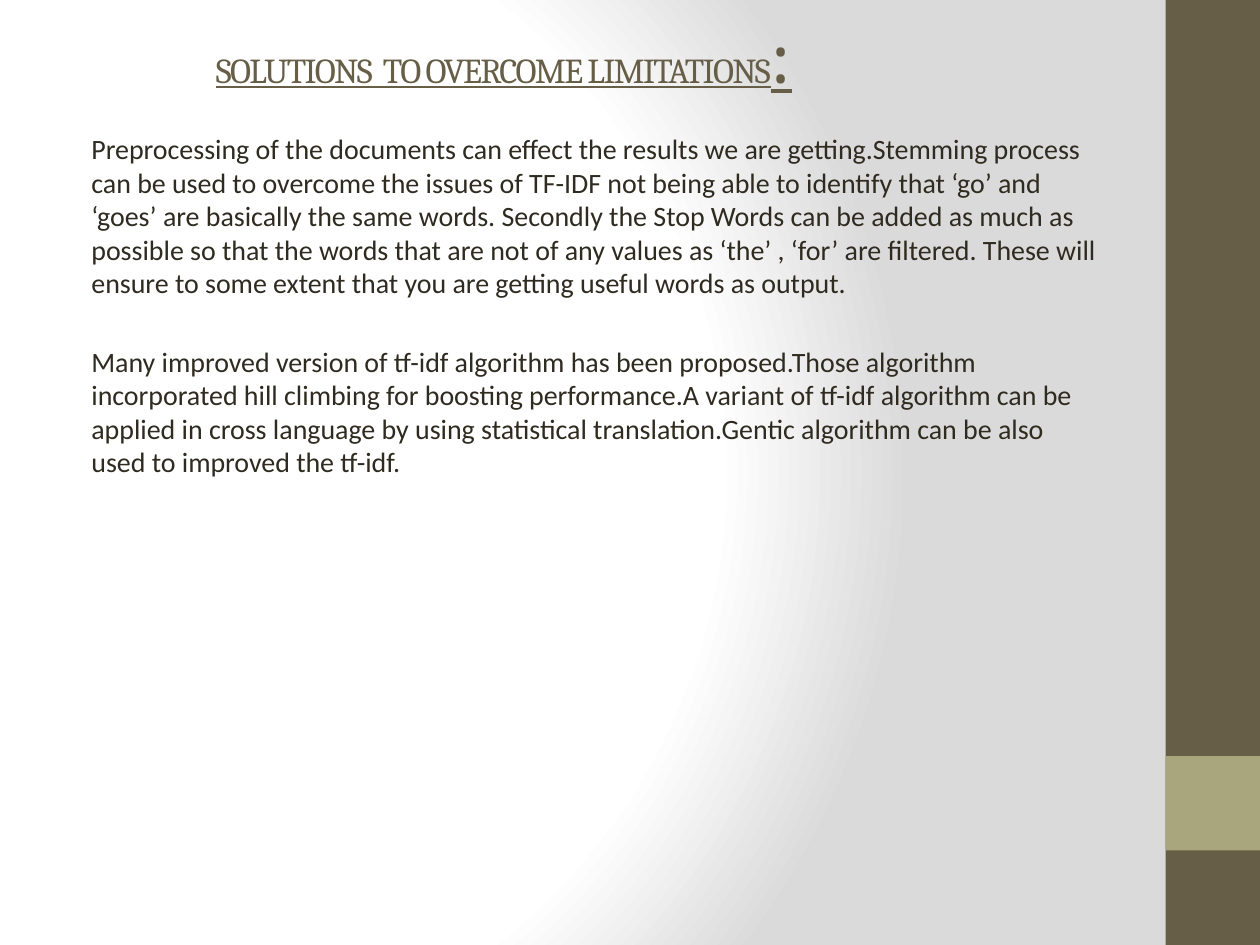
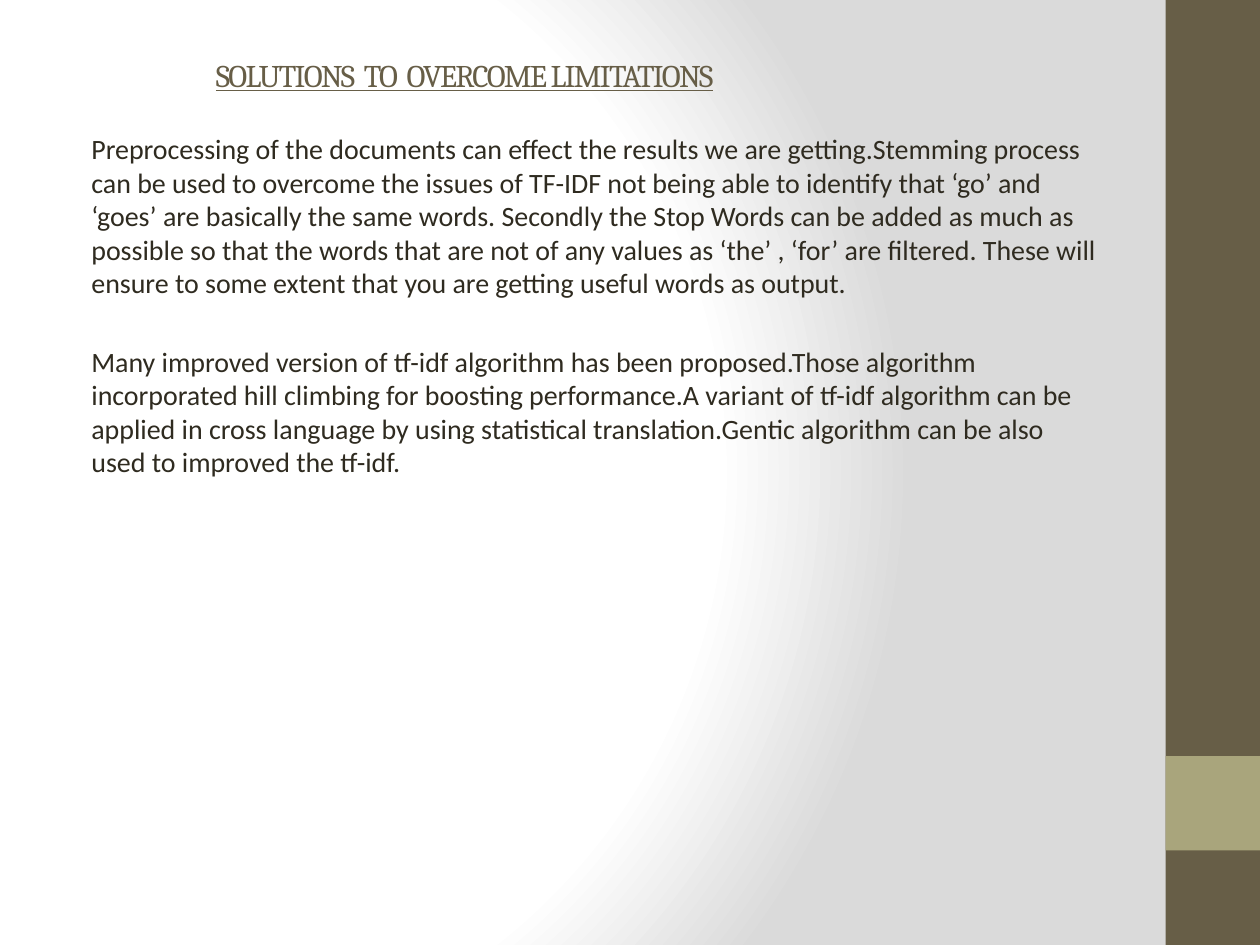
Before and after one commit to Sapan-Ravidas/QuestionsAnswers, a slide deck: slide 14 of INTRODUCTION.pptx. Drawn at 1260x945 pixels with LibreOffice and Linux fonts; fonts in the diff are those of the drawing. Boxes give left, top, right and bottom in pixels: in the first picture for what was removed or moved away, otherwise in the second. Text is boxed around its words. In the diff, an @@ line names an element or a change of style, - is before the commit and + after.

```diff
--- a/INTRODUCTION.pptx
+++ b/INTRODUCTION.pptx
@@ title at <box>216,65,714,91</box>: text changed; size 20 to 18 pt @@
-SOLUTIONS TO OVERCOME LIMITATIONS:
+SOLUTIONS TO OVERCOME LIMITATIONS
```
Also in this commit, not shown: 5 other slides changed.
